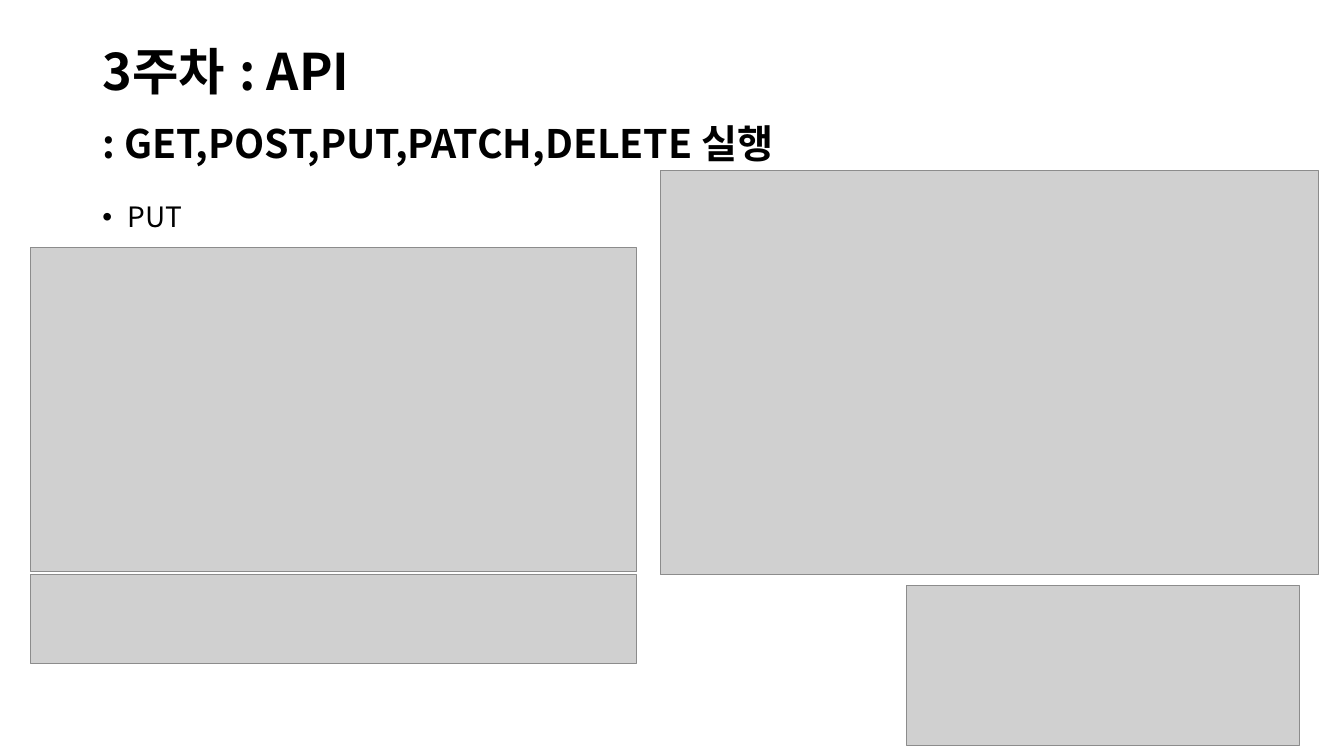
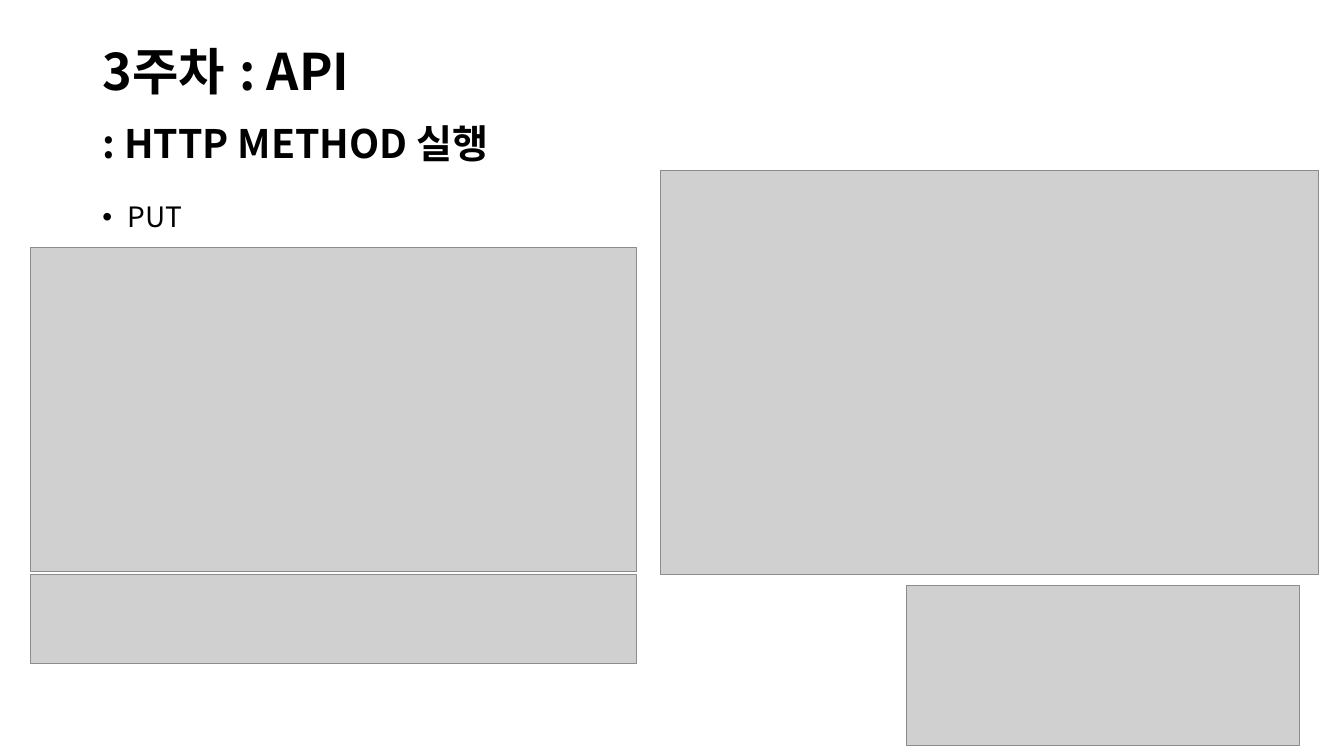
Before and after one commit to jiyoon-choii/Iochord_study_java-2024-, a slide deck: slide 29 of JAVA 프로젝트.pptx (slide 26 before the commit). Drawn at 1344x756 pixels with LibreOffice and Linux fonts; fonts in the diff are those of the drawing; grey boxes stand for pictures. Boxes give left, top, right and bottom in pixels: in the first picture for what was removed or moved away, otherwise in the second. Text is boxed around its words. In the diff, an @@ line names an element or a change of style, - is before the commit and + after.

```diff
--- a/JAVA 프로젝트.pptx
+++ b/JAVA 프로젝트.pptx
@@ text at (124,125,488,162): text changed @@
-: GET,POST,PUT,PATCH,DELETE 실행
+: HTTP METHOD 실행
```
Also in this commit, not shown: 10 other slides changed, 6 slides added, 18 other files.
